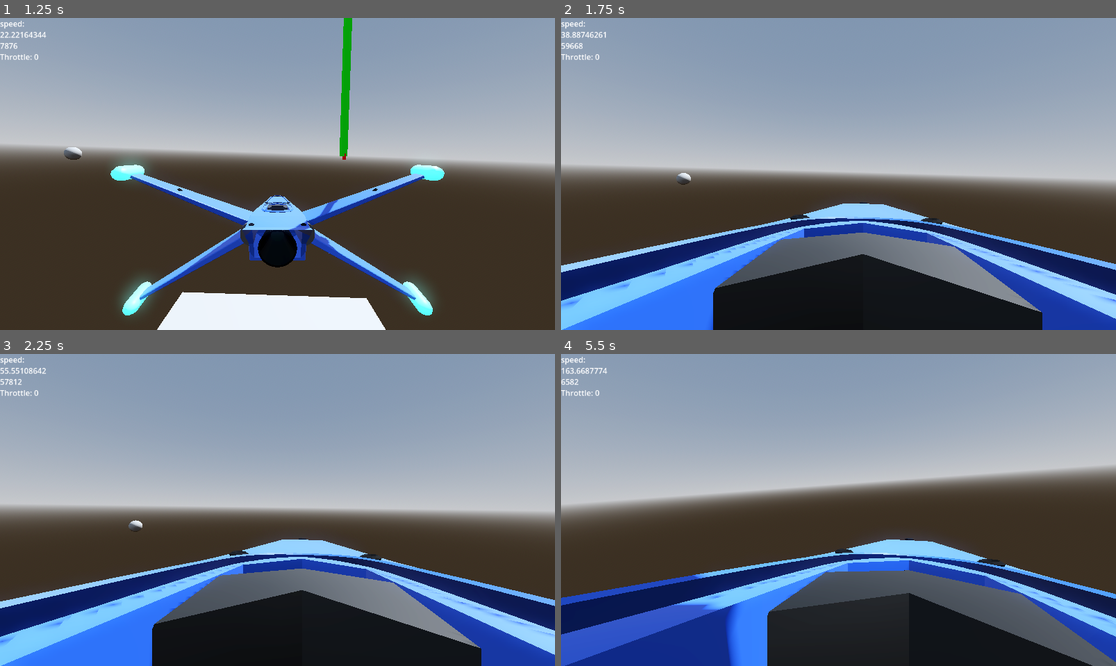
Above: before the commit, frames 1-4 (two rows, left to right).
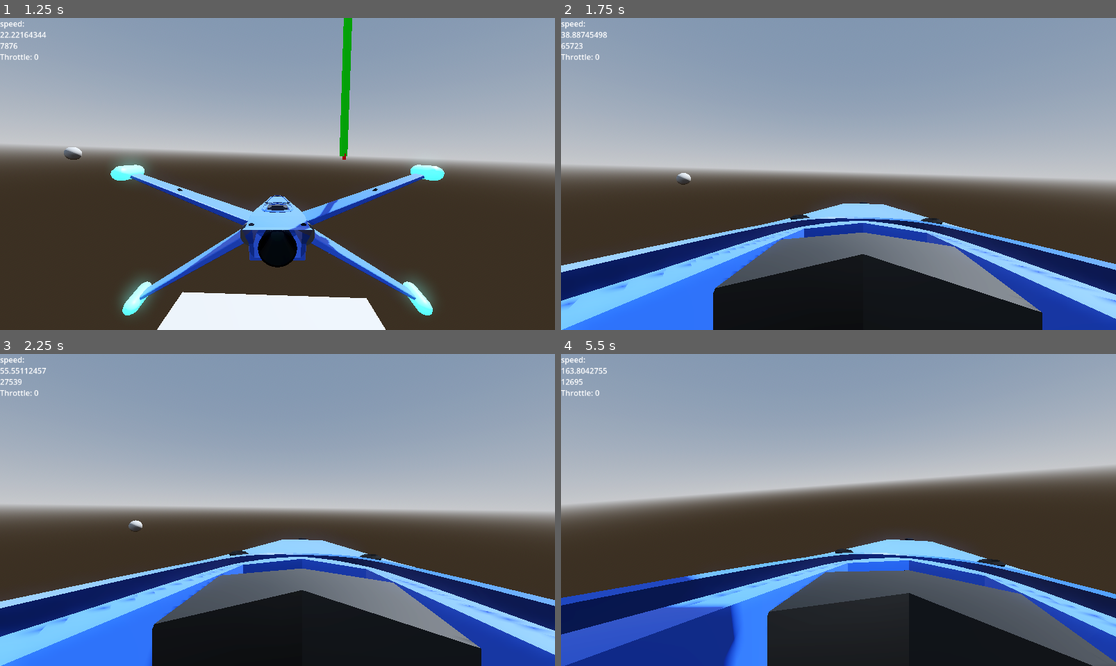
Above: after the commit, the same moments.

Repository: ZoeTheFox/oddity
Game: Godot game, scene res://Scenes/Main Scene/Main.tscn
Same seed, same stepped clock (60 frames per second), same inputs: the game is played once before the commit and once after it.
Inputs (mouse positions are in pixels of both pictures, inside the frame that each line leads up to):
- Up to frame 1 (1.25 s): move the mouse to (305, 174) at 0.52 s; hold Space (move-up) from 0.53 s (still down); hold Alt (camera-look-around) from 0.53 s (still down)
- Up to frame 2 (1.75 s): keep holding Space (move-up); move the mouse to (810, 174) at 1.27 s; release Alt (camera-look-around) at 1.28 s; tap K (camera-switch-view) at 1.35 s
- Up to frame 3 (2.25 s): keep holding Space (move-up); move the mouse to (288, 503) at 2.02 s; hold Alt (camera-look-around) from 2.03 s (still down)
- Up to frame 4 (5.5 s): keep holding Space (move-up); move the mouse to (832, 516) at 2.77 s; release Alt (camera-look-around) at 2.78 s; tap K (camera-switch-view) at 2.85, 4.35 s; move the mouse to (877, 513) at 3.52 s; hold Alt (camera-look-around) 3.53-4.28 s; move the mouse to (794, 506) at 4.27 s; move the mouse to (844, 510) at 5.02 s; hold Alt (camera-look-around) from 5.03 s (still down)

Frame 1 is identical in both runs. In frame 2, 0.1% of the frame differs, in the area x 0-100%, y 4-100%; in frame 3, 0.4%; in frame 4, 0.6%.

Commit message:
added assist for rear

Diff:
--- a/Oddity/Scenes/Spaceship/Scripts/FlightControl/SimpleFlightControlSystem.gd
+++ b/Oddity/Scenes/Spaceship/Scripts/FlightControl/SimpleFlightControlSystem.gd
@@ -64,6 +64,13 @@
 			apply_thrust(-transform.basis.y, max_thrust_down, throttle)
 		else:
 			apply_thrust(transform.basis.y, max_thrust_up, throttle)
+
+	if (user_throttle >= 0):
+		var throttle = calc_throttle(velocity.z)
+
+		if (velocity.z > 0):
+			apply_thrust(-transform.basis.z, max_thrust_main, throttle)
+
 
 	if (roll_left == false and roll_right == false and flight_assist):
 
